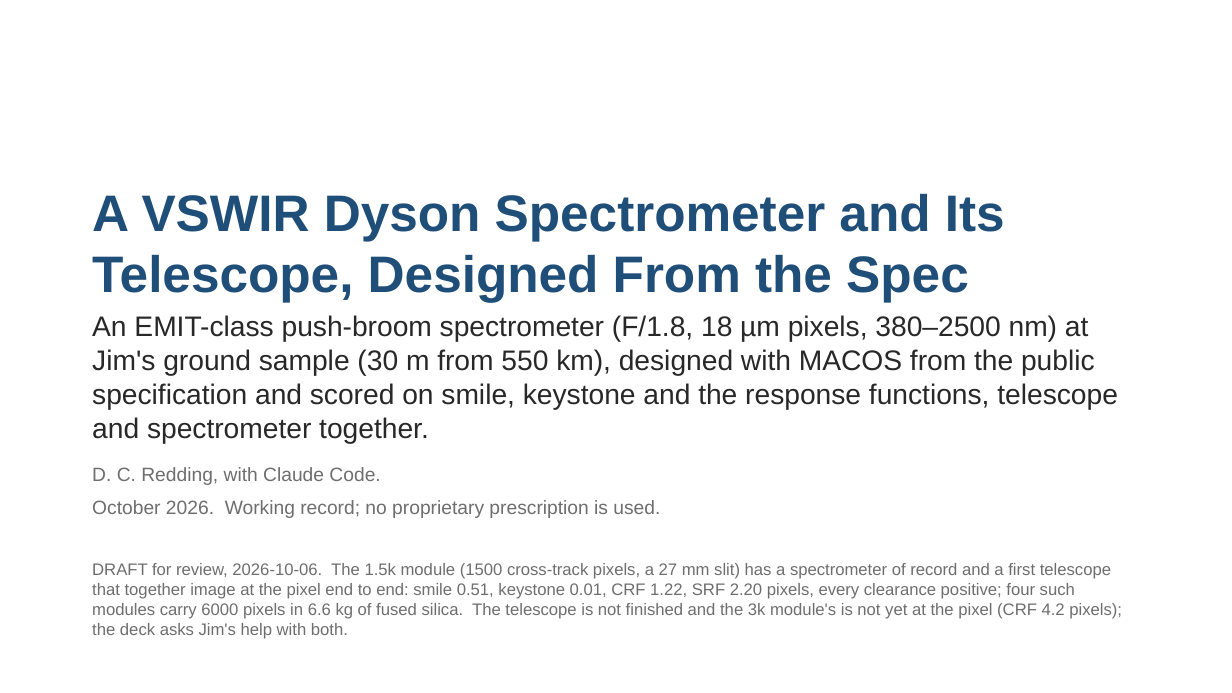
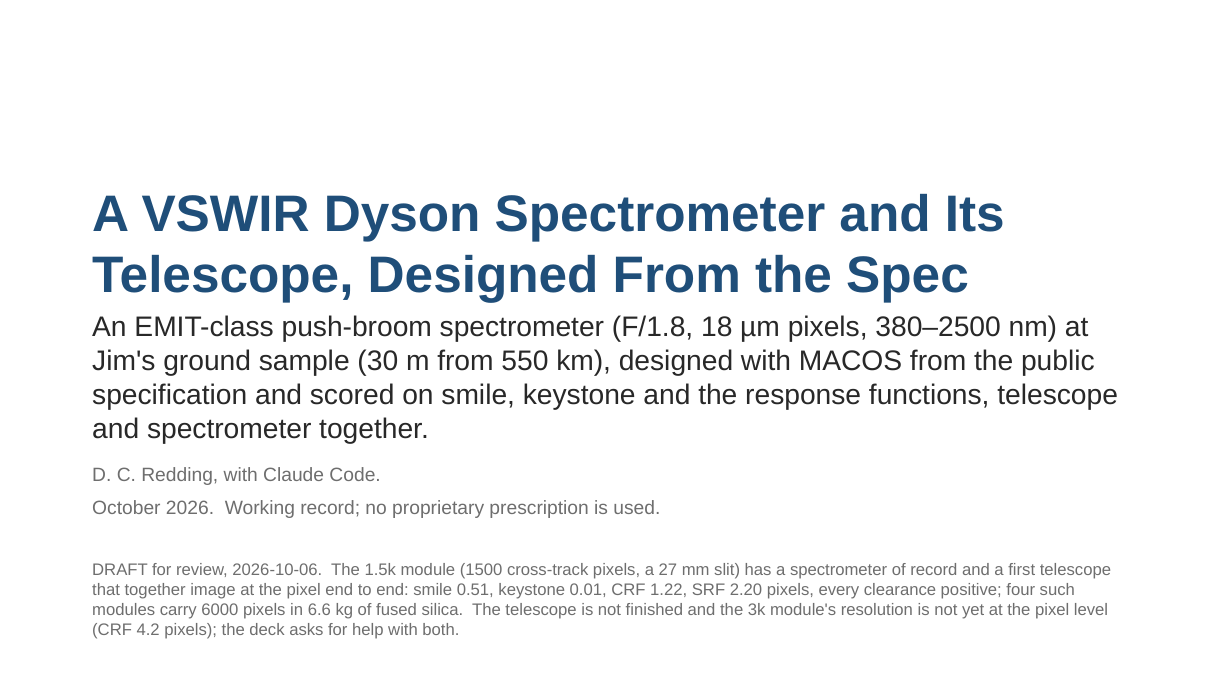
Before and after one commit to nasa-jpl/macos, a slide deck: slide 1 of demo_session/deck_dyson_record.pptx. Drawn at 1232x693 pixels with LibreOffice and Linux fonts; fonts in the diff are those of the drawing. Boxes give left, top, right and bottom in pixels: in the first picture for what was removed or moved away, otherwise in the second. Text is boxed around its words. In the diff, an @@ line names an element or a change of style, - is before the commit and + after.

```diff
--- a/demo_session/deck_dyson_record.pptx
+++ b/demo_session/deck_dyson_record.pptx
@@ text at (x1=92, y1=563, x2=1111, y2=639): text changed @@
-DRAFT for review, 2026-10-06. The 1.5k module (1500 cross-track pixels, a 27 mm slit) has a spectrometer of record and a first telescope that together image at the pixel end to end: smile 0.51, keystone 0.01, CRF 1.22, SRF 2.20 pixels, every clearance positive; four such modules carry 6000 pixels in 6.6 kg of fused silica. The telescope is not finished and the 3k module's is not yet at the pixel (CRF 4.2 pixels); the deck asks Jim's help with both.
+DRAFT for review, 2026-10-06. The 1.5k module (1500 cross-track pixels, a 27 mm slit) has a spectrometer of record and a first telescope that together image at the pixel end to end: smile 0.51, keystone 0.01, CRF 1.22, SRF 2.20 pixels, every clearance positive; four such modules carry 6000 pixels in 6.6 kg of fused silica. The telescope is not finished and the 3k module's resolution is not yet at the pixel level (CRF 4.2 pixels); the deck asks for help with both.
```
Also in this commit, not shown: 7 other slides changed, 2 other files.
